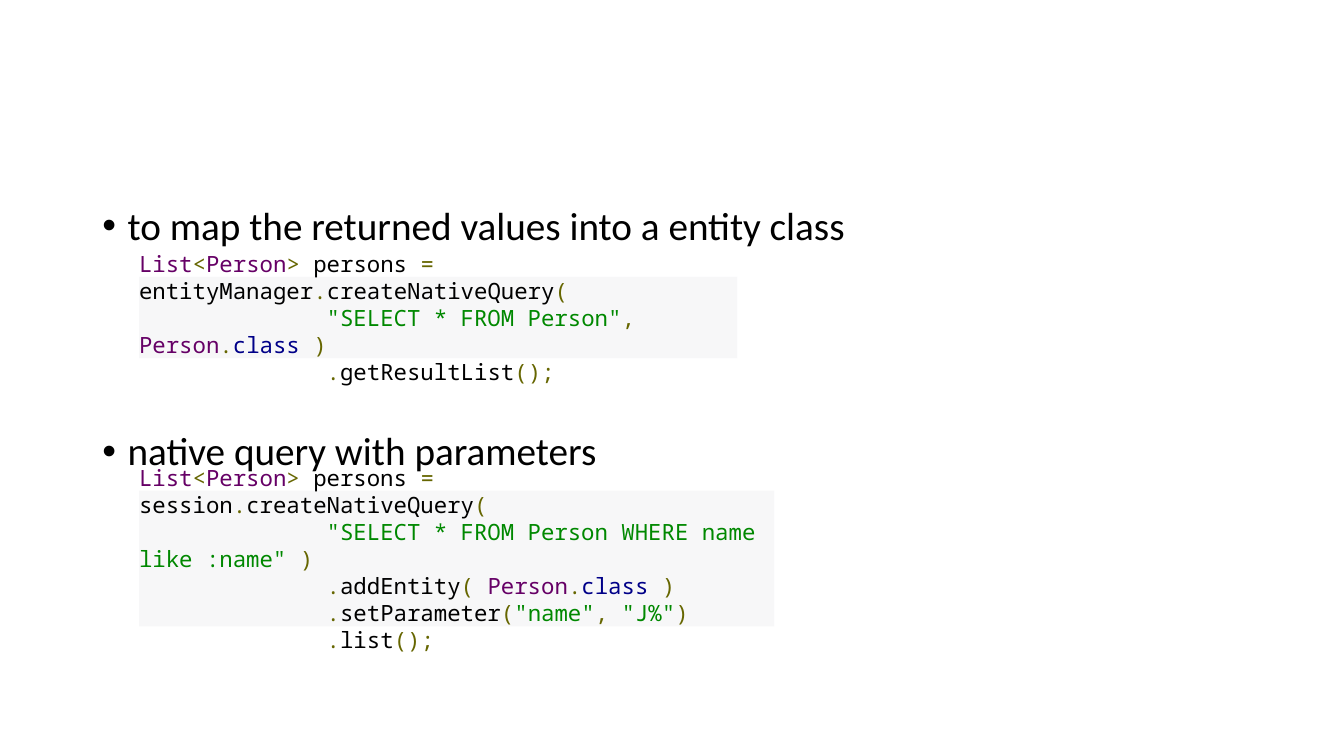
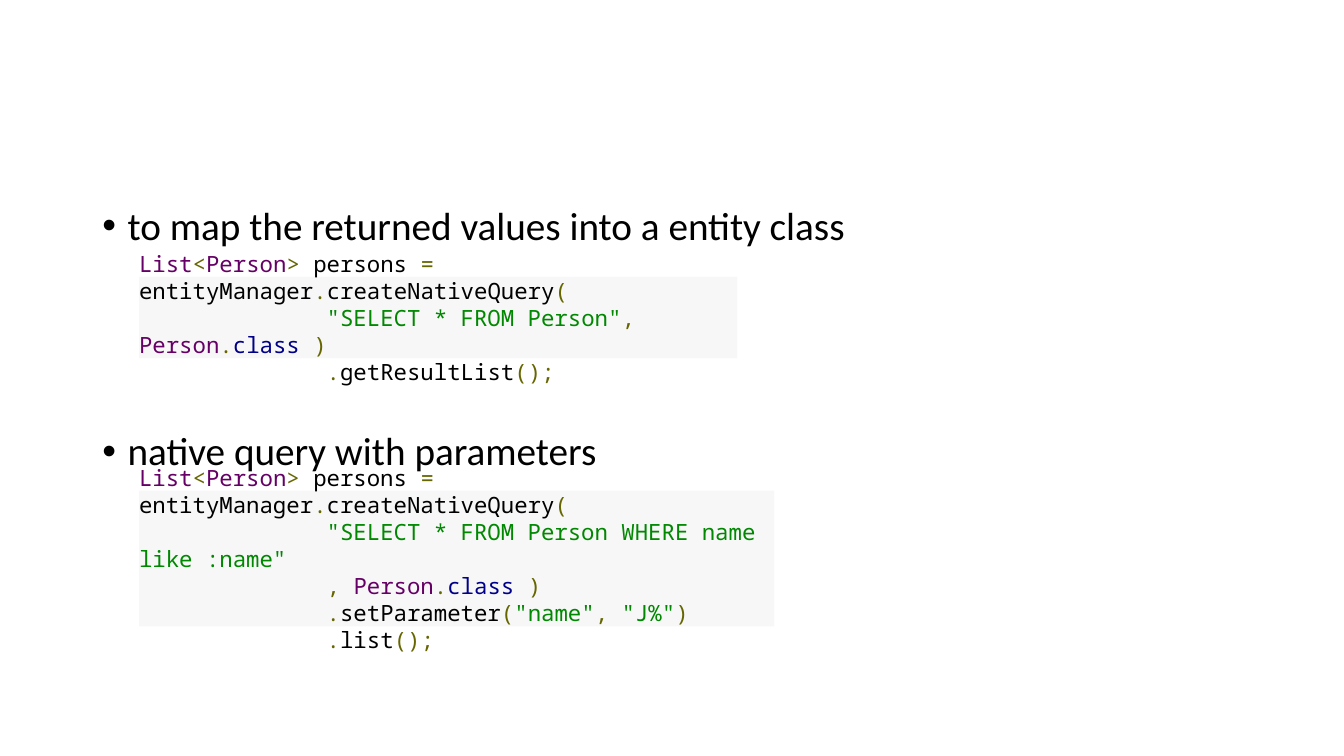
Before and after one commit to lawren43/mytest-repo, a slide deck: slide 20 of test-springmvc/doc/2.JPA Programming.pptx (slide 21 before the commit). Drawn at 1344x756 pixels with LibreOffice and Linux fonts; fonts in the diff are those of the drawing. Boxes give left, top, right and bottom in pixels: in the first picture for what was removed or moved away, otherwise in the second. Text is boxed around its words. In the diff, an @@ line names an element or a change of style, - is before the commit and + after.

Commit message:
update

```diff
--- a/test-springmvc/doc/2.JPA Programming.pptx
+++ b/test-springmvc/doc/2.JPA Programming.pptx
@@ text in rectangle at (x1=139, y1=466, x2=756, y2=595): text changed @@
-List<Person> persons = session.createNativeQuery(
-"SELECT * FROM Person WHERE name like :name" )
-.addEntity( Person.class )
+List<Person> persons = entityManager.createNativeQuery(
+"SELECT * FROM Person WHERE name like :name"
+, Person.class )
```
Also in this commit, not shown: 1 other slide changed, 1 slide removed.
